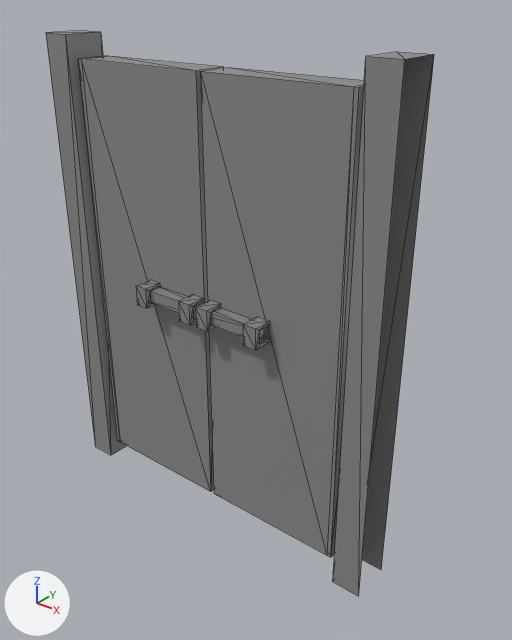
What one commit did to the COLLADA model art/animation/mechanical/byza_gate_closed.dae.
One viewpoint serves both versions: a 50 mm lens placed at (8.42, -9.3, 10.03), pointed at (0.65, 0.41, 4.02). The axes (+X, +Y, +Z) are drawn at lower left. The lights are the same throughout. Mesh edges are drawn as thin lines.

Objects in the first picture: 'gate_door'.
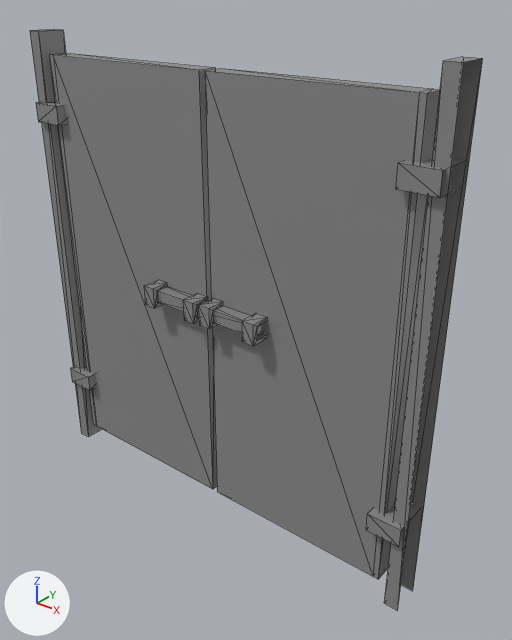
Commit message: Byzantine gate door passability fix

Changed parts and their boxes (x1, y1, x2, y2) in the pictures (512 x 640 px; the box of a moved part takes in the faces that stretch with it):
'gate_door', reshaped (17% wider)
    before: (46, 30, 434, 596)
    after: (30, 29, 483, 611)
part 1 of me_gate_door_002, moved or reshaped
    before: (78, 56, 223, 492)
    after: (205, 68, 440, 579)
part 2 of me_gate_door_002, moved or reshaped
    before: (200, 67, 364, 557)
    after: (50, 53, 217, 489)
part 3 of me_gate_door_002, moved or reshaped
    before: (333, 52, 434, 596)
    after: (385, 57, 483, 611)
part 4 of me_gate_door_002, moved or reshaped
    before: (46, 30, 126, 455)
    after: (30, 29, 101, 437)
part 5 of me_gate_door_002, moved or reshaped
    before: (243, 317, 270, 350)
    after: (242, 314, 267, 346)
part 6 of me_gate_door_002, moved or reshaped
    before: (195, 300, 221, 332)
    after: (198, 299, 223, 329)
part 7 of me_gate_door_002, moved or reshaped
    before: (179, 295, 204, 325)
    after: (183, 293, 208, 324)
part 8 of me_gate_door_002, moved or reshaped
    before: (136, 280, 160, 309)
    after: (144, 280, 167, 309)
part 9 of me_gate_door_002, added
    after: (157, 287, 262, 335)
part 10 of me_gate_door_002, added
    after: (366, 504, 420, 547)
part 11 of me_gate_door_002, added
    after: (70, 366, 96, 390)
part 12 of me_gate_door_002, deleted
    before: (150, 287, 264, 338)
part 13 of me_gate_door_002, added
    after: (396, 158, 465, 198)
part 14 of me_gate_door_002, added
    after: (36, 102, 66, 125)

The change, as a diff of the scene's bpy script:
```diff
--- a/art/animation/mechanical/byza_gate_closed.dae.py
+++ b/art/animation/mechanical/byza_gate_closed.dae.py
@@ me_gate_door_002 @@
 # used by ob_gate_door; location = (0.0, 0.0, 0.0)
-me_gate_door_002.from_pydata(...)  # 184 vertices, 272 faces; spans x -3.79..3.8, y -0.69..0.79, z -0.51..9.05
+me_gate_door_002.from_pydata(...)  # 216 vertices, 308 faces; spans x -4.52..4.54, y -0.6..0.62, z -0.51..9.05
+# me_gate_door_002 part 1: the loose piece of 12 vertices spanning x -3.08..-0.05, y -0.29..0.39, z -0.09..8.62 is scaled about its middle by (-1.33, -0.6, 1), then moved by (3.62, -0.05, 0.0)
+# me_gate_door_002 part 2: the loose piece of 12 vertices spanning x 0.04..3.06, y -0.29..0.39, z -0.09..8.62 is scaled about its middle by (-1.33, -0.6, 1), then moved by (-3.62, -0.05, 0.0)
+# me_gate_door_002 part 3: the loose piece of 8 vertices spanning x 3.22..3.8, y -0.43..0.42, z -0.51..9.05 is scaled about its middle by (0.475, 0.7, 1), then moved by (0.89, 0.03, 0.0)
+# me_gate_door_002 part 4: the loose piece of 8 vertices spanning x -3.79..-3.21, y -0.43..0.42, z -0.51..9.05 is scaled about its middle by (0.475, 0.7, 1), then moved by (-0.89, 0.03, 0.0)
+# me_gate_door_002 part 5: the loose piece of 16 vertices spanning x 1.25..1.53, y -0.69..-0.29, z 4.1..4.53 is scaled about its middle by (0.915, 1, 1), then moved by (-0.12, 0.09, 0.0)
+# me_gate_door_002 part 6: the loose piece of 16 vertices spanning x 0.1..0.37, y -0.69..-0.29, z 4.1..4.53 is scaled about its middle by (0.915, 1, 1), then moved by (-0.02, 0.09, 0.0)
+# me_gate_door_002 part 7: the loose piece of 16 vertices spanning x -0.33..-0.05, y -0.69..-0.29, z 4.1..4.53 is scaled about its middle by (0.915, 1, 1), then moved by (0.02, 0.09, 0.0)
+# me_gate_door_002 part 8: the loose piece of 16 vertices spanning x -1.51..-1.23, y -0.69..-0.29, z 4.1..4.53 is scaled about its middle by (0.915, 1, 1), then moved by (0.12, 0.09, 0.0)
+# me_gate_door_002 part 9: a new loose piece, a box spanning x -1.32..1.29, y -0.48..-0.2, z 4.19..4.44, in mat_material_002 (grey #8b8b8b)
+# me_gate_door_002 part 10: the loose piece of 8 vertices spanning x 3.22..3.8, y -0.43..0.42, z -0.51..9.05 is copied, and the copy is scaled about its middle by (1.15, 0.976, 0.0391), then moved by (0.64, 0.03, -2.99); it spans x 3.82..4.49, y -0.39..0.44, z 1.09..1.46
+# me_gate_door_002 part 11: the loose piece of 8 vertices spanning x -3.79..-3.21, y -0.43..0.42, z -0.51..9.05 is copied, and the copy is scaled about its middle by (1.15, 0.976, 0.0391), then moved by (-0.63, 0.03, -2.99); it spans x -4.47..-3.8, y -0.39..0.44, z 1.09..1.46
+# me_gate_door_002 part 12: the loose piece of 8 vertices spanning x -1.44..1.41, y -0.57..-0.3, z 4.19..4.44 is deleted
+# me_gate_door_002 part 13: 8 vertices added at x 3.82..4.49, y -0.39..0.44, z 7.32..7.69
+# me_gate_door_002 part 14: 8 vertices added at x -4.47..-3.8, y -0.39..0.44, z 7.32..7.69
 me_gate_door_002.materials.append(mat_material_002)
```
